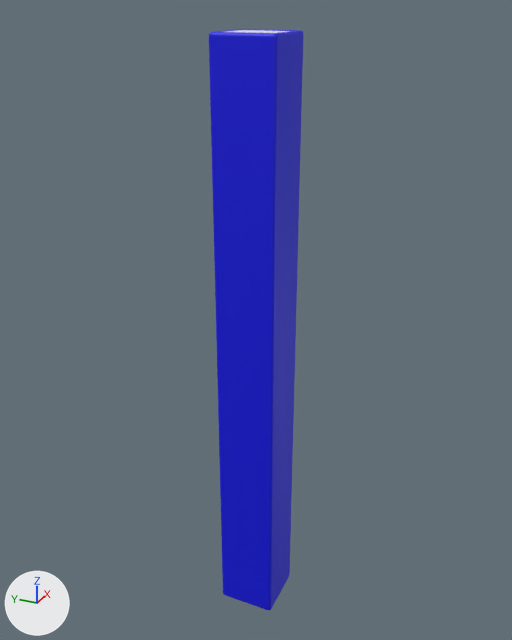
The Blender file Golf.blend: old version first, new version second.
Both versions are drawn from a 50 mm lens placed at (-95.3, -42.7, 4.4), pointed at (2.3, 1.2, -44.4). The axes (+X, +Y, +Z) are drawn at lower left. The lights are the same throughout. The same objects are shown in both versions, whatever each file hides.

The older version as bpy lines, for what is in view:
```python
me_cube_005 = bpy.data.meshes.new('Cube.005')
me_cube_005.from_pydata(...)  # 164 vertices, 162 faces; spans x -5.0..5.0, y -100.0..0.0, z -5.0..5.0
me_cube_005.polygons.foreach_set('use_smooth', [True] * 162)
# faces by material slot: [161, 1]
me_cube_005.materials.append(mat_material_009)
me_cube_005.materials.append(mat_material_010)  # white #e7e7e7
ob_base_low = bpy.data.objects.new('Base_Low', me_cube_005)
ob_base_low.location = (0.0, 0.0, 0.0)
ob_base_low.rotation_euler = (1.571, 0.0, 0.0)  # degrees (90, 0, 0)
```
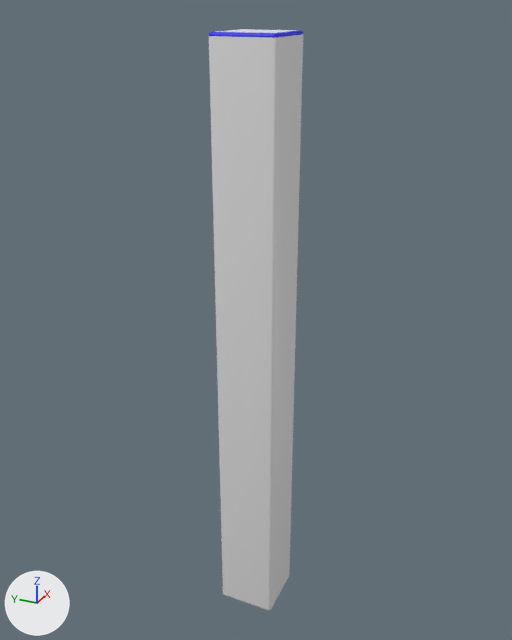
Location of each change, (x1, y1, x2, y2) in pixels of the pictures (512 x 640 px):
```json
{"part": 1, "of": "me_cube_005", "change": "recoloured", "before": [224, 582, 286, 610], "after": [224, 582, 286, 610]}
{"part": 2, "of": "me_cube_005", "change": "recoloured", "before": [209, 34, 303, 610], "after": [209, 34, 303, 610]}
{"part": 3, "of": "me_cube_005", "change": "recoloured", "before": [217, 29, 298, 32], "after": [217, 29, 298, 32]}
```

Edits to the scene script, one JSON object a line:
```json
{"op": "add", "block": "mat_grass", "code": ["mat_grass = principled_material('Grass')", "mat_grass.base_color = (0.8, 0.8, 0.8)  # white #e7e7e7"]}
{"block": "me_cube_005", "where": "me_cube_005.from_pydata(...)  # 164 vertices, 162 faces; spans x -5.0..5.0, y -100.0..0.0, z -5.0..5.0"}
{"block": "me_cube_005", "where": "# used by ob_base_low; location = (0.0, 0.0, 0.0); rotation_euler = (1.571, 0.0, 0.0), in degrees (90, 0, 0)"}
{"block": "me_cube_005", "change": "me_cube_005 part 1: 64 of the faces centred in x -5.0..5.0, y -100.0..-99.6, z -5.0..5.0 switch from mat_material_009 to mat_material_010 (white #e7e7e7)"}
{"block": "me_cube_005", "change": "me_cube_005 part 2: 20 of the faces centred in x -5.0..5.0, y -50.0, z -5.0..5.0 switch from mat_material_009 to mat_material_010 (white #e7e7e7)"}
{"block": "me_cube_005", "change": "me_cube_005 part 3: 8 of the faces centred in x -4.4..4.4, y -0.1, z -4.4..4.4 switch from mat_material_009 to mat_material_010 (white #e7e7e7)"}
{"op": "add", "block": "me_cube_005", "code": "me_cube_005.materials.append(mat_grass)  # white #e7e7e7"}
```
